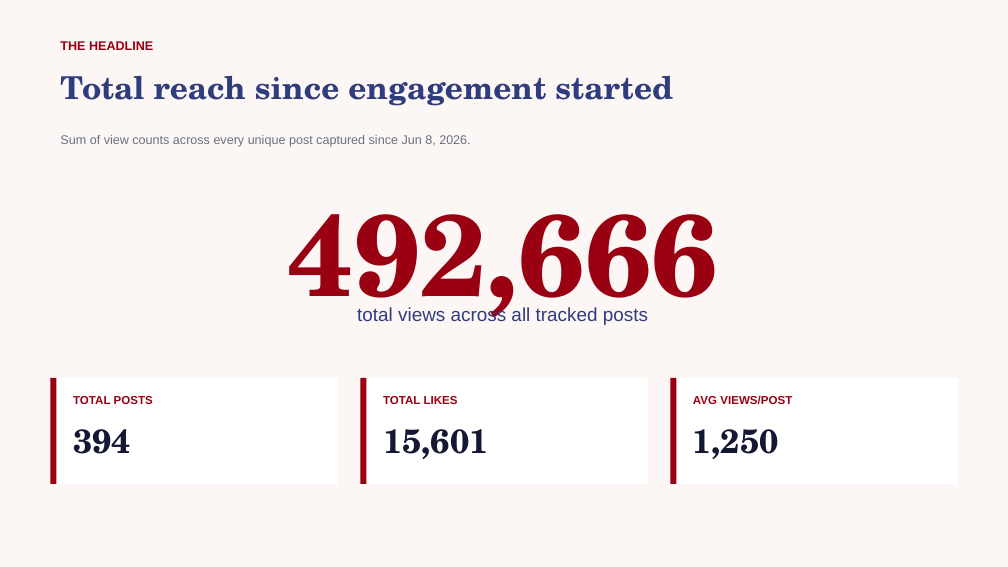
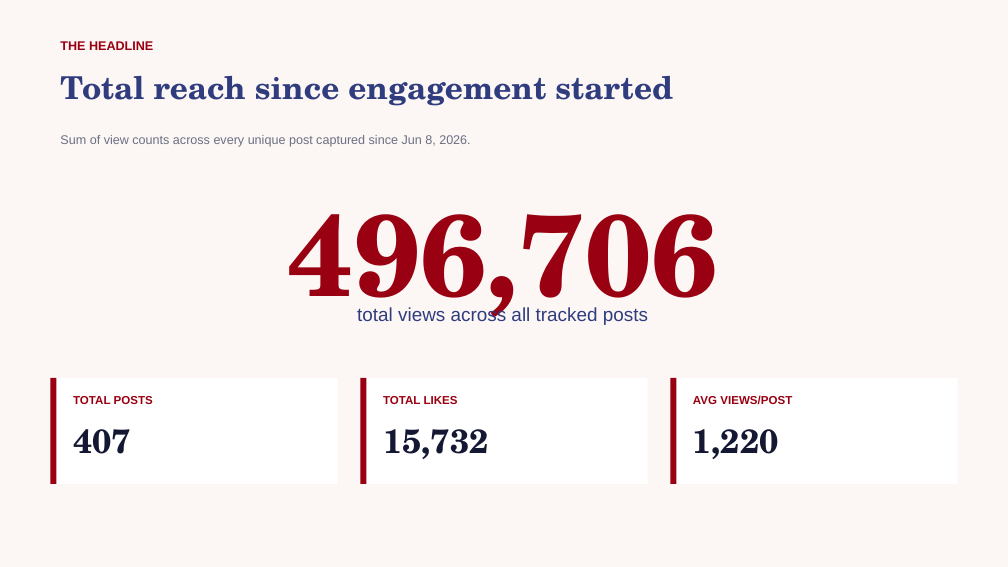
Before and after one commit to zvmmer/talking-downey-kpis, a slide deck: slide 2 of OVERALL_REPORT.pptx. Drawn at 1008x567 pixels with LibreOffice and Linux fonts; fonts in the diff are those of the drawing. Boxes give left, top, right and bottom in pixels: in the first picture for what was removed or moved away, otherwise in the second. Text is boxed around its words. In the diff, an @@ line names an element or a change of style, - is before the commit and + after.

```diff
--- a/OVERALL_REPORT.pptx
+++ b/OVERALL_REPORT.pptx
@@ text at [288, 214, 718, 325]: text changed @@
-492,666
+496,706
@@ text at [73, 429, 131, 454]: text changed @@
-394
+407
@@ text at [383, 429, 489, 459]: text changed @@
-15,601
+15,732
@@ text at [693, 429, 779, 459]: text changed @@
-1,250
+1,220
```
Also in this commit, not shown: 3 other slides changed, 5 other files.
